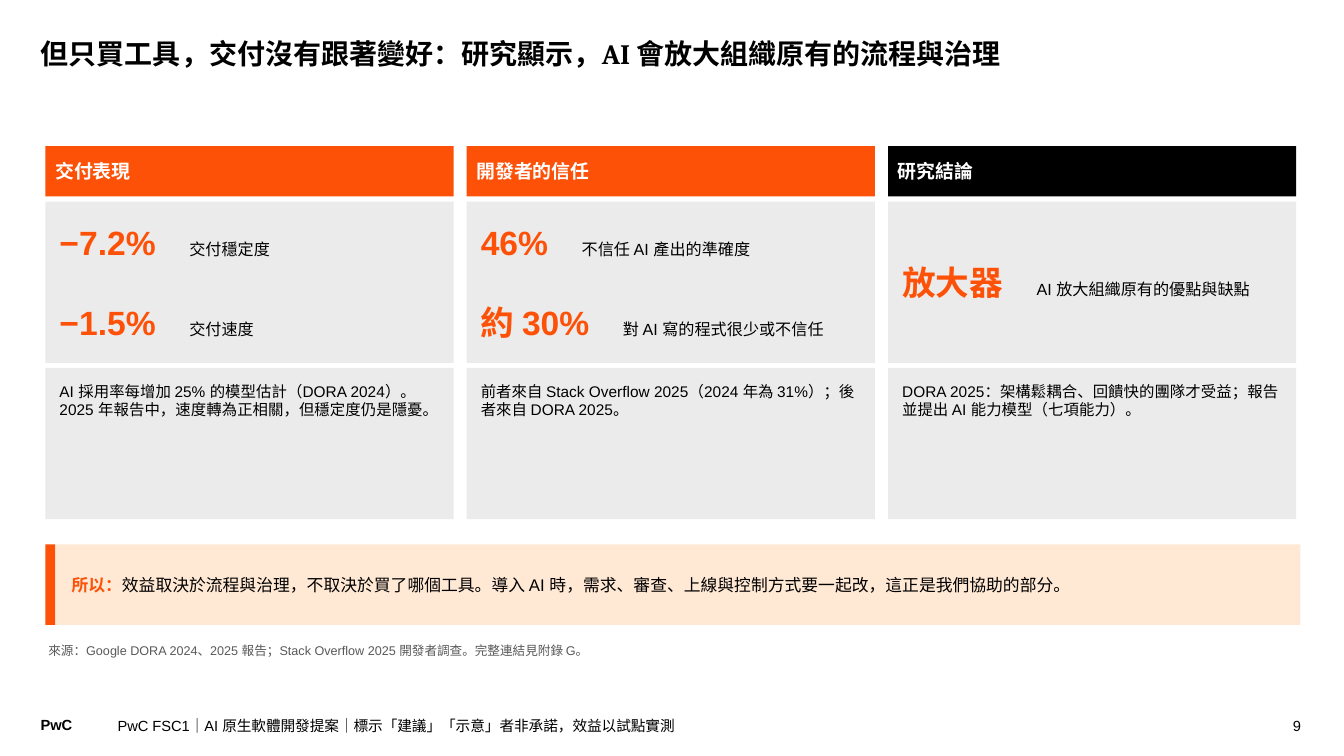
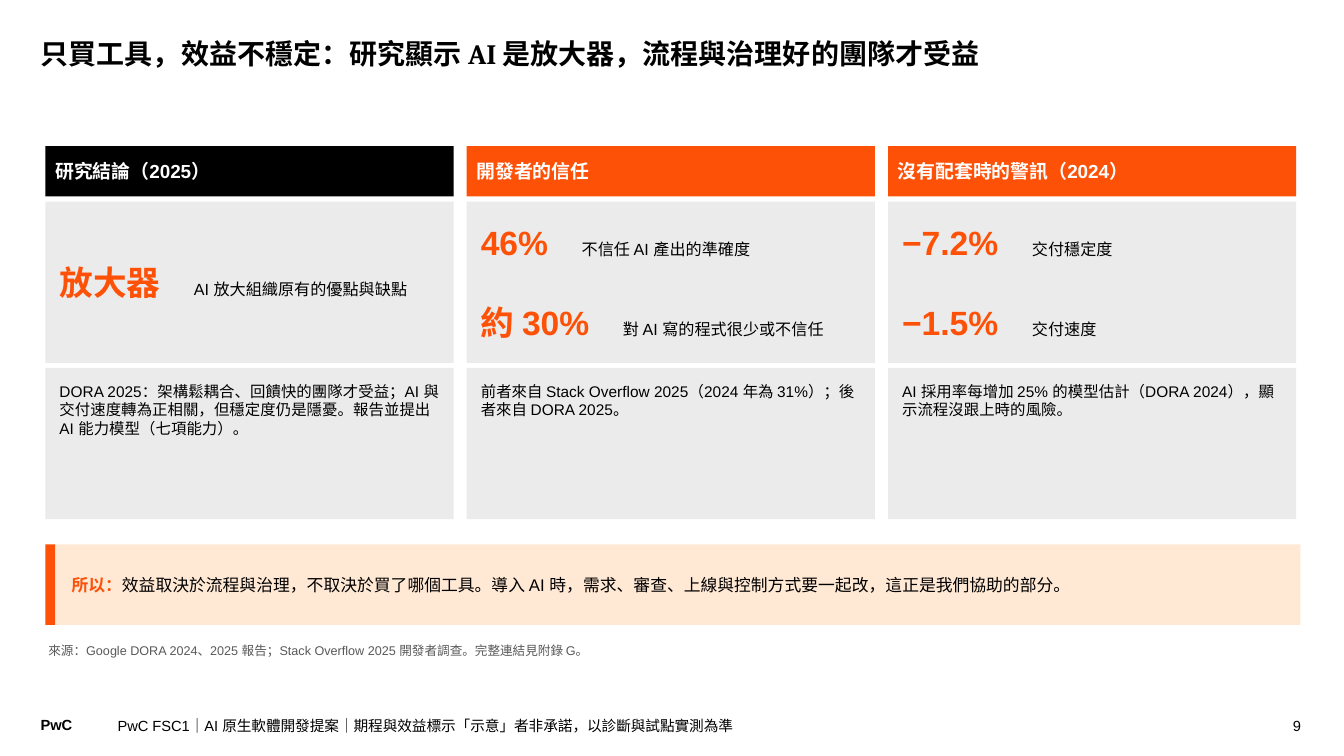
Before and after one commit to Robshao/PwC_FSC1, a slide deck: slide 9 of research/ai-native-sdlc/AI原生軟體開發_合夥人提案簡報.pptx. Drawn at 1344x756 pixels with LibreOffice and Linux fonts; fonts in the diff are those of the drawing. Boxes give left, top, right and bottom in pixels: in the first picture for what was removed or moved away, otherwise in the second. Text is boxed around its words. In the diff, an @@ line names an element or a change of style, - is before the commit and + after.

```diff
--- a/research/ai-native-sdlc/AI原生軟體開發_合夥人提案簡報.pptx
+++ b/research/ai-native-sdlc/AI原生軟體開發_合夥人提案簡報.pptx
@@ title at [41, 40, 980, 68]: text changed @@
-但只買工具，交付沒有跟著變好：研究顯示，AI 會放大組織原有的流程與治理
+只買工具，效益不穩定：研究顯示 AI 是放大器，流程與治理好的團隊才受益
@@ rectangle "研究結論（2025）": place and size @@
-rectangle "研究結論（2025）" at [888, 146, 1297, 197]
+rectangle "研究結論（2025）" at [45, 146, 454, 197]
@@ rectangle removed at [45, 146, 454, 197] @@
-交付表現
@@ rectangle added at [888, 146, 1297, 197], fill #FD5108, 13.5 pt, text #FFFFFF, bold @@
+沒有配套時的警訊（2024）
@@ text in rectangle at [55, 162, 210, 180]: text changed @@
-研究結論
+研究結論（2025）
@@ rectangle "放大器 AI 放大組織原有的優點與缺點": place and size @@
-rectangle "放大器 AI 放大組織原有的優點與缺點" at [888, 202, 1297, 363]
+rectangle "放大器 AI 放大組織原有的優點與缺點" at [45, 202, 454, 363]
@@ rectangle "−7.2% 交付穩定度": place and size @@
-rectangle "−7.2% 交付穩定度" at [45, 202, 454, 282]
+rectangle "−7.2% 交付穩定度" at [888, 202, 1297, 282]
@@ rectangle "−1.5% 交付速度": place and size @@
-rectangle "−1.5% 交付速度" at [45, 282, 454, 363]
+rectangle "−1.5% 交付速度" at [888, 282, 1297, 363]
@@ text in rectangle at [59, 384, 439, 436]: text changed @@
-AI 採用率每增加 25% 的模型估計（DORA 2024）。2025 年報告中，速度轉為正相關，但穩定度仍是隱憂。
+DORA 2025：架構鬆耦合、回饋快的團隊才受益；AI 與交付速度轉為正相關，但穩定度仍是隱憂。報告並提出 AI 能力模型（七項能力）。
@@ text in rectangle at [902, 384, 1274, 417]: text changed @@
-DORA 2025：架構鬆耦合、回饋快的團隊才受益；報告並提出 AI 能力模型（七項能力）。
+AI 採用率每增加 25% 的模型估計（DORA 2024），顯示流程沒跟上時的風險。
@@ text at [118, 718, 733, 733]: text changed @@
-PwC FSC1｜AI 原生軟體開發提案｜標示「建議」「示意」者非承諾，效益以試點實測
+PwC FSC1｜AI 原生軟體開發提案｜期程與效益標示「示意」者非承諾，以診斷與試點實測為準
```
Also in this commit, not shown: 24 other slides changed, 3 slides added, 4 other files.
